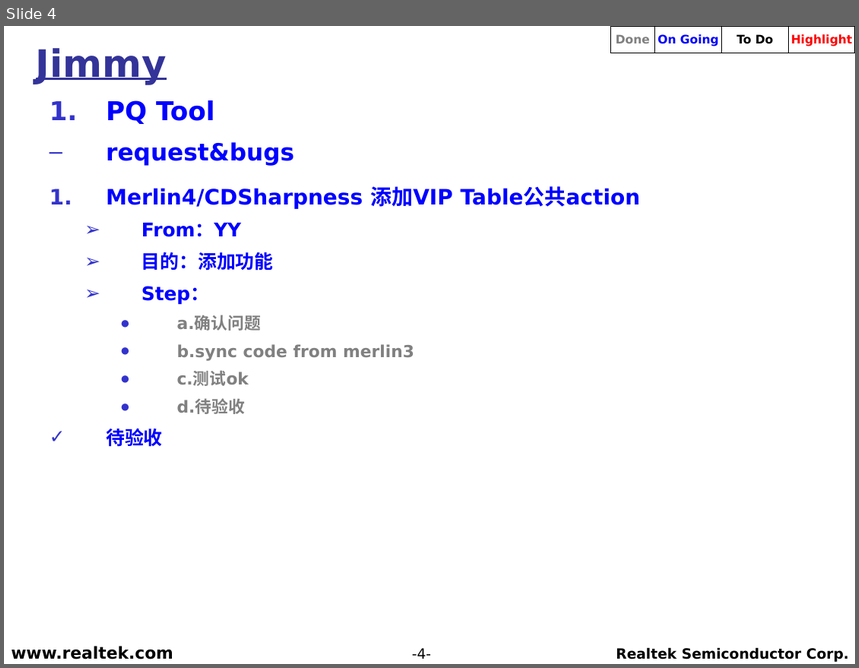
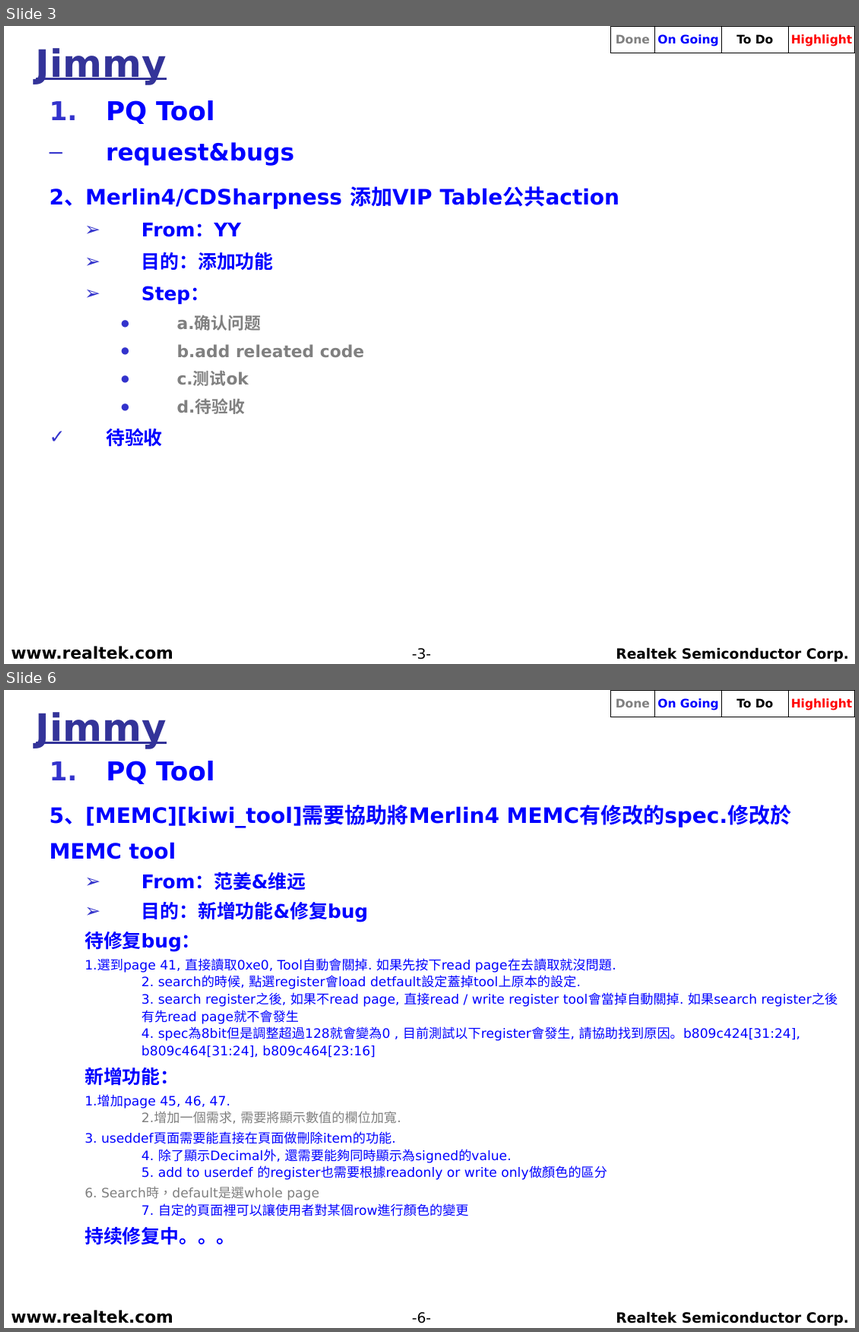
Before and after one commit to weicun581/Weekly_report, a slide deck: 2018年12月/RS_TV_SD_(Jimmy)_20181204.ppt. Shown one above the other, each under a label of ours: slide 4 before the commit, slides 3 and 6 after it; the slides between them are not shown. The pictures are 859x668 and 859x1332 pixels, drawn with LibreOffice and Linux fonts; fonts in the diff are those of the drawing; background and template pictures are left out. Boxes give left, top, right and bottom in pixels: in the first picture for what was removed or moved away, otherwise in the second. Text is boxed around its words. In the diff, an @@ line names an element or a change of style, - is before the commit and + after.

```diff
--- a/2018年12月/RS_TV_SD_(Jimmy)_20181204.ppt
+++ b/2018年12月/RS_TV_SD_(Jimmy)_20181204.ppt
@@ slide 6 added at [4,690,855,1328], background picture (left out) @@
@@ title added at [36,712,167,749], 32 pt, text #333399, bold, underline @@
+Jimmy
@@ group added at [611,690,855,717]: 4 rectangles @@
+Done
+On Going
+To Do
+Highlight
@@ text added at [50,761,800,1246], 11 pt, text #0000FF @@
+  1. PQ Tool
+5、[MEMC][kiwi_tool]需要協助將Merlin4 MEMC有修改的spec.修改於MEMC tool
+    ➢ From：范姜&维远
+    ➢ 目的：新增功能&修复bug
+    待修复bug：
+    1.選到page 41, 直接讀取0xe0, Tool自動會關掉. 如果先按下read page在去讀取就沒問題.
+    2. search的時候, 點選register會load detfault設定蓋掉tool上原本的設定.
+    3. search register之後, 如果不read page, 直接read / write register tool會當掉自動關掉. 如果search register之後有先read page就不會發生
+    4. spec為8bit但是調整超過128就會變為0 , 目前測試以下register會發生, 請協助找到原因。b809c424[31:24], b809c464[31:24], b809c464[23:16]
+    新增功能：
+    1.增加page 45, 46, 47.
+    2.增加一個需求, 需要將顯示數值的欄位加寬.
+    3. useddef頁面需要能直接在頁面做刪除item的功能.
+    4. 除了顯示Decimal外, 還需要能夠同時顯示為signed的value.
+    5. add to userdef 的register也需要根據readonly or write only做顏色的區分
+    6. Search時，default是選whole page
+    7. 自定的頁面裡可以讓使用者對某個row進行顏色的變更
+    持续修复中。。。
@@ text added at [11,1310,173,1324], 14 pt, text #000000, bold @@
+www.realtek.com
@@ page number added at [412,1312,431,1324], 12 pt, text #000000 @@
+-6-
@@ text added at [616,1312,849,1326], 12 pt, text #000000, bold @@
+Realtek Semiconductor Corp.
@@ what was slide 4 is now slide 3 @@
@@ slide 3 changed as well @@
@@ text at [50,186,620,209]: text changed @@
-  1. Merlin4/CDSharpness 添加VIP Table公共action
+  2、Merlin4/CDSharpness 添加VIP Table公共action
@@ text at [177,344,364,357]: text changed @@
-      ● b.sync code from merlin3
+      ● b.add releated code
@@ page number at [412,648,431,660]: text changed @@
--4-
+-3-
```
Also in this commit, not shown: 4 other slides changed.
